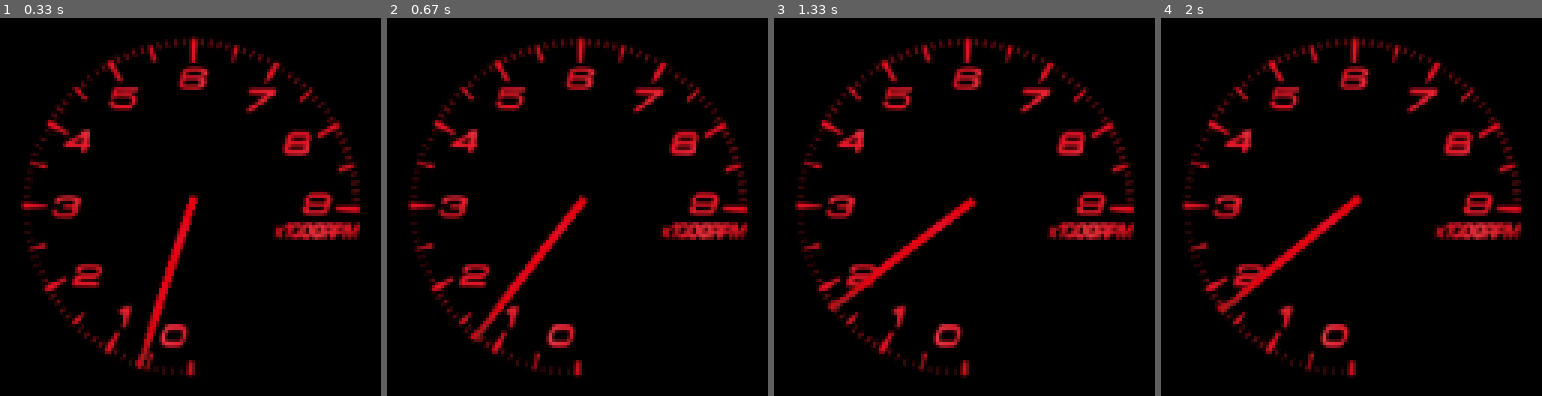
Above: before the commit, frames 1-4 (left to right).
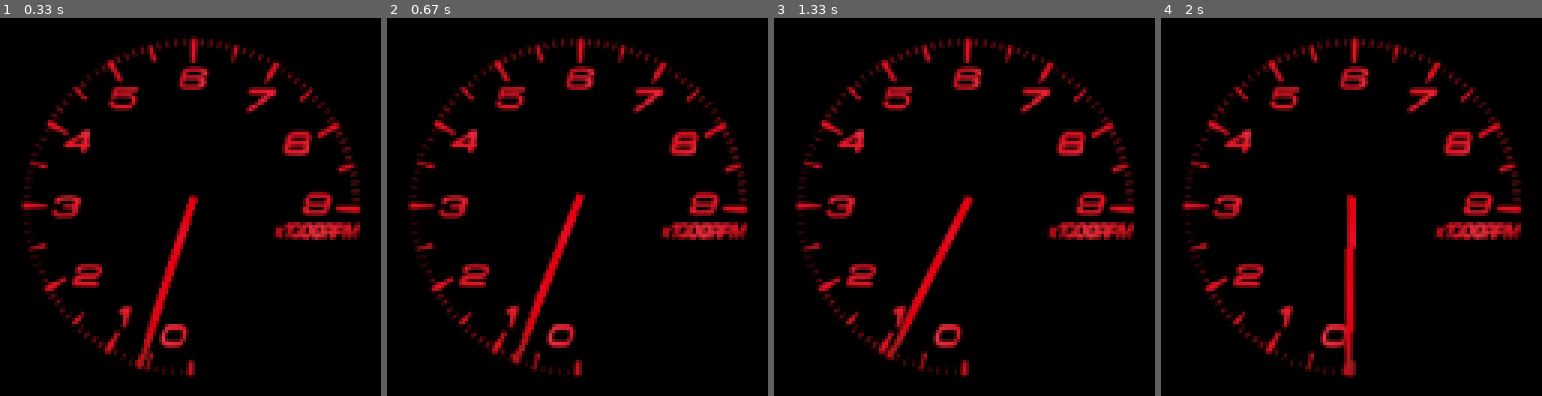
Above: after the commit, the same moments.

Repository: aspara3333/outrun
Game: pygame game, started from pygame_ver.py
The game is run twice, just before and just after one commit, with the same random seed, the same clock (stepped at 60 frames per second) and the same inputs.
Inputs:
- Up to frame 1 (0.33 s): no input
- Up to frame 2 (0.67 s): hold Shift from 0.33 s (still down); hold W from 0.33 s (still down)
- Up to frame 3 (1.33 s): release Shift at 0.8 s; release W at 0.8 s; tap Ctrl at 0.83 s; hold W from 1.17 s (still down); tap Shift at 1.23 s
- Up to frame 4 (2 s): tap Shift at 1.53, 1.73 s; release W at 1.63 s; hold S 1.67-1.97 s

Frame 1 is identical in both runs. In frame 2, 2.3% of the frame differs, in the area x 21-53%, y 46-92%; in frame 3, 2.4%; in frame 4, 2.5%, in the area x 14-53%, y 46-96%.

Commit message:
add shiftshock

Diff:
--- a/car.ini
+++ b/car.ini
@@ -9,7 +9,7 @@
 g6 = 0.787
 final = 4.777
 outer_cir=2.080
-diameter = 663
+radius = 331
 weight = 1340
 rpm0 = 4
 rpm100 = 4
--- a/pygame_ver.py
+++ b/pygame_ver.py
@@ -37,11 +37,13 @@
         self.gear_ratio=[]
         self.final=0
         self.outer_cir=0
-        self.diameter=0
+        self.radius=0
         self.spd=0
         self.rev=0
         self.weight=0
         self.torque=0
+        self.shift=0
+        self.rpm_shift=0
 #   車両データ読み込み
         self.speed=int(car_ini[f'{self.model}']['speed'])
         self.rev=int(car_ini[f'{self.model}']['rev'])
@@ -51,7 +53,7 @@
             self.gear_ratio.append(float(car_ini[f'{self.model}'][f'g{i-1}']))
         self.final=float(car_ini[f'{self.model}']['final'])
         self.outer_cir=float(car_ini[f'{self.model}']['outer_cir'])
-        self.diameter=int(car_ini[f'{self.model}']['diameter'])
+        self.radius=int(car_ini[f'{self.model}']['radius'])
         self.weight=int(car_ini[f'{self.model}']['weight'])
         self.gear=self.gear_ratio[0]
 #   車速計測
@@ -60,45 +62,64 @@
     #        if(int(self.rpm)<int(i+1)*100):
     #            self.power_array=i
     #            break
-        self.kmh=int((float(self.rpm)*float(self.outer_cir)*60.0)/((self.gear)*(self.final)*1000.0))
+        self.kmh=int((float(self.rpm))/((self.gear)*(self.final))*float(self.outer_cir)*60.0/1000.0)
         self.torque=((self.power[self.power_array]/1.3596)/(self.rpm*2*3.14/60/100))
-        acc=((self.torque*self.gear*self.final)/(self.diameter*self.weight))
-        print(f'TORQUE:{round(self.torque,0)}, RPM:{self.rpm}, km/h:{round(self.kmh,0)}, gear:{self.gear_n}, gear_ratio:{self.gear}, acc:{acc}')
+        acc=((self.power_array*2*self.gear*self.final)/(self.radius*self.weight))
+        print(f'TORQUE:{round(self.torque,0)}, RPM:{self.rpm}, km/h:{round(self.kmh,0)}, gear:{self.gear_n}, gear_ratio:{self.gear}, acc:{acc}, power_array:{self.power_array}')
 #   エンジン
     def engine(self):
         pg.event.pump()
         self.pressed=pg.key.get_pressed()
 #        print(self.pressed[K_w])
+        if(self.shift==0):
 #       アクセル
-        if((self.pressed[K_w]==True)and(self.rpm<self.rev)and(self.rpm>300)):
-            for i in range(0,int(self.rev/100)):
-                if(int(self.rpm)<int(i+1)*100):
-                    self.power_array=i
-                    self.rpm=self.rpm+(int(self.power[self.power_array]))
-                    break
+            if((self.pressed[K_w]==True)and(self.rpm<self.rev)and(self.rpm>300)):
+                for i in range(0,int(self.rev/100)):
+                    if(int(self.rpm)<int(i+1)*100):
+                        self.power_array=i
+                        self.rpm=self.rpm+(int(self.power[self.power_array]))
+                        break
 #       アクセルオフ
-        elif((self.pressed[K_w]==False)and(self.rpm>600)):
-            print('kansei')
-            self.rpm=self.rpm-50
+            elif((self.pressed[K_w]==False)and(self.rpm>600)):
+                print('kansei')
+                self.rpm=self.rpm-50
 #       ブレーキ
-        if((self.pressed[K_s]==True)and(self.rpm>100)):
-            print('brake')
+            if((self.pressed[K_s]==True)and(self.rpm>100)):
+                print('brake')
+                self.rpm=self.rpm-100
+            if(self.gear_ck==0):
+#           シフトアップ
+                if((self.pressed[K_LSHIFT]==True)and(self.gear_n<self.speed)):
+                    self.gear_n=self.gear_n+1
+                    self.gear=self.gear_ratio[self.gear_n-1]
+                    self.rpm_shift=self.rpm-(self.rpm/4)
+                    self.shift=1
+#           シフトダウン
+                elif((self.pressed[K_LCTRL]==True)and(self.gear_n-1>0)):
+                    self.gear_n=self.gear_n-1
+                    self.gear=self.gear_ratio[self.gear_n-1]
+                    self.rpm_shift=self.rpm+(self.rpm/4)
+                    self.shift=2
+                self.gear_ck=1
+            if((self.pressed[K_LSHIFT]==False)and(self.pressed[K_LCTRL]==False)):
+                self.gear_ck=0
+#       セル
+            if((self.pressed[K_c]==True)and(self.rpm<500)):
+                self.rpm=self.rpm+100
+#       シフトアップ中
+        elif(self.shift==1):
             self.rpm=self.rpm-100
-        if(self.gear_ck==0):
-#           シフトアップ
-            if((self.pressed[K_LSHIFT]==True)and(self.gear_n<self.speed)):
-                self.gear_n=self.gear_n+1
-                self.gear=self.gear_ratio[self.gear_n-1]
-#           シフトダウン
-            elif((self.pressed[K_LCTRL]==True)and(self.gear_n-1>0)):
-                self.gear_n=self.gear_n-1
-                self.gear=self.gear_ratio[self.gear_n-1]
-            self.gear_ck=1
-        if((self.pressed[K_LSHIFT]==False)and(self.pressed[K_LCTRL]==False)):
-            self.gear_ck=0
-#       セル
-        if((self.pressed[K_c]==True)and(self.rpm<500)):
+            if(self.rpm<self.rpm_shift):
+                self.shift=0
+#       シフトダウン中
+        elif(self.shift==2):
             self.rpm=self.rpm+100
+            if(self.rpm>self.rpm_shift):
+                self.shift=0
+        for i in range(0,int(self.rev/100)):
+            if(int(self.rpm)<int(i+1)*100):
+                self.power_array=i
+                break
 
 class meter:
     def __init__(self):
